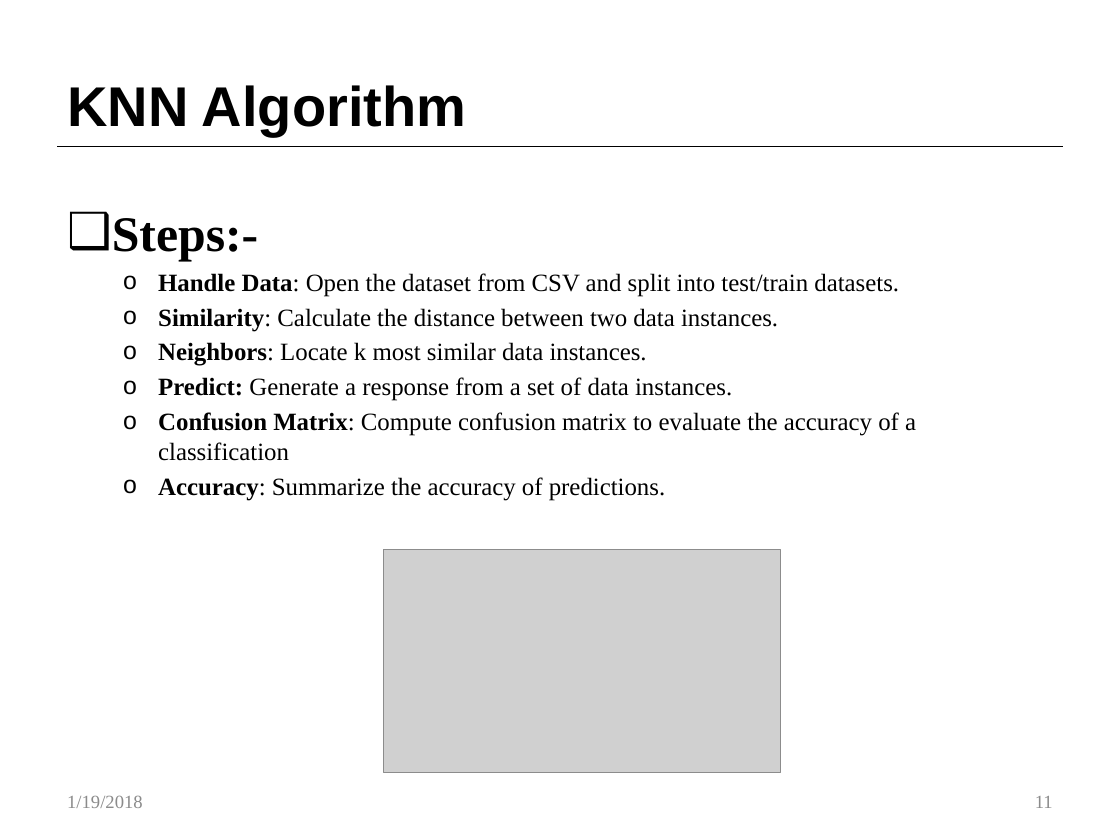
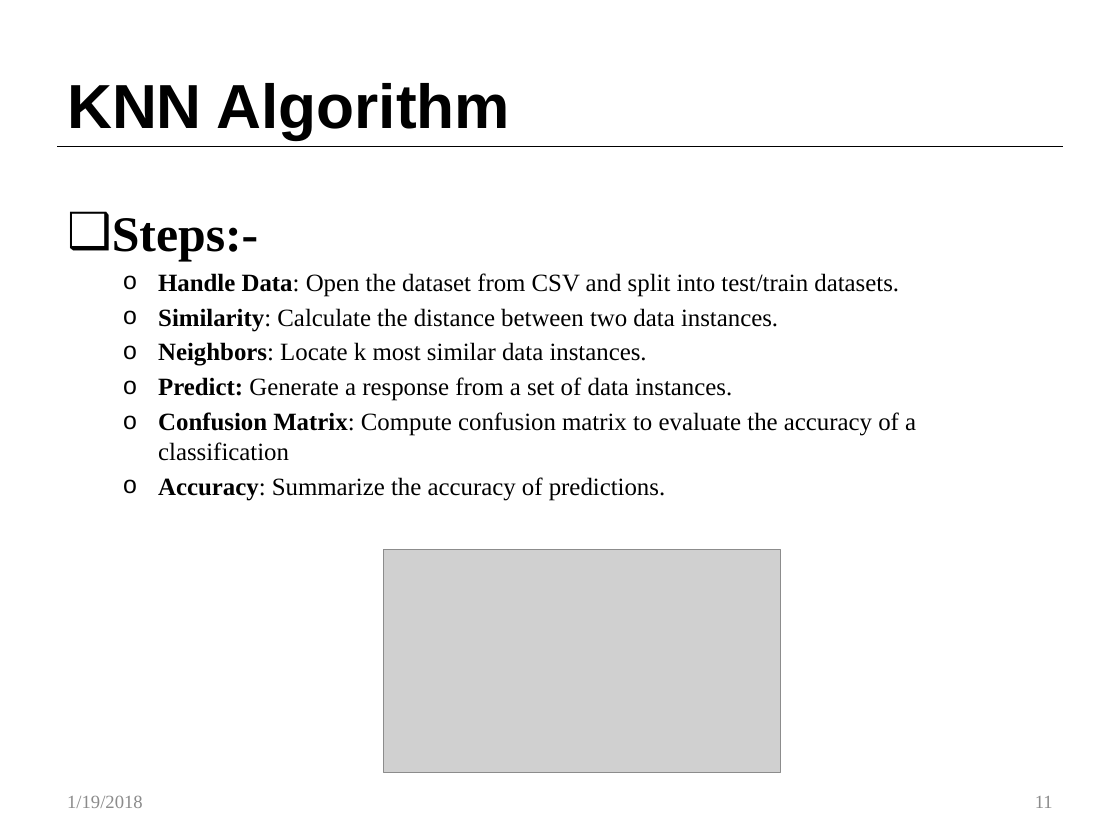
Before and after one commit to Customer-Churn-Prediction/Project-Machine-Learning, a slide deck: slide 11 of Customer Churn Prediction In Telecom Industry.pptx. Drawn at 1120x840 pixels with LibreOffice and Linux fonts; fonts in the diff are those of the drawing; grey boxes stand for pictures. Boxes give left, top, right and bottom in pixels: in the first picture for what was removed or moved away, otherwise in the second. Text is boxed around its words. In the diff, an @@ line names an element or a change of style, - is before the commit and + after.

```diff
--- a/Customer Churn Prediction In Telecom Industry.pptx
+++ b/Customer Churn Prediction In Telecom Industry.pptx
@@ title "KNN Algorithm" at [67,83,510,139]: size 36 to 40 pt @@
```
Also in this commit, not shown: 14 other slides changed.
